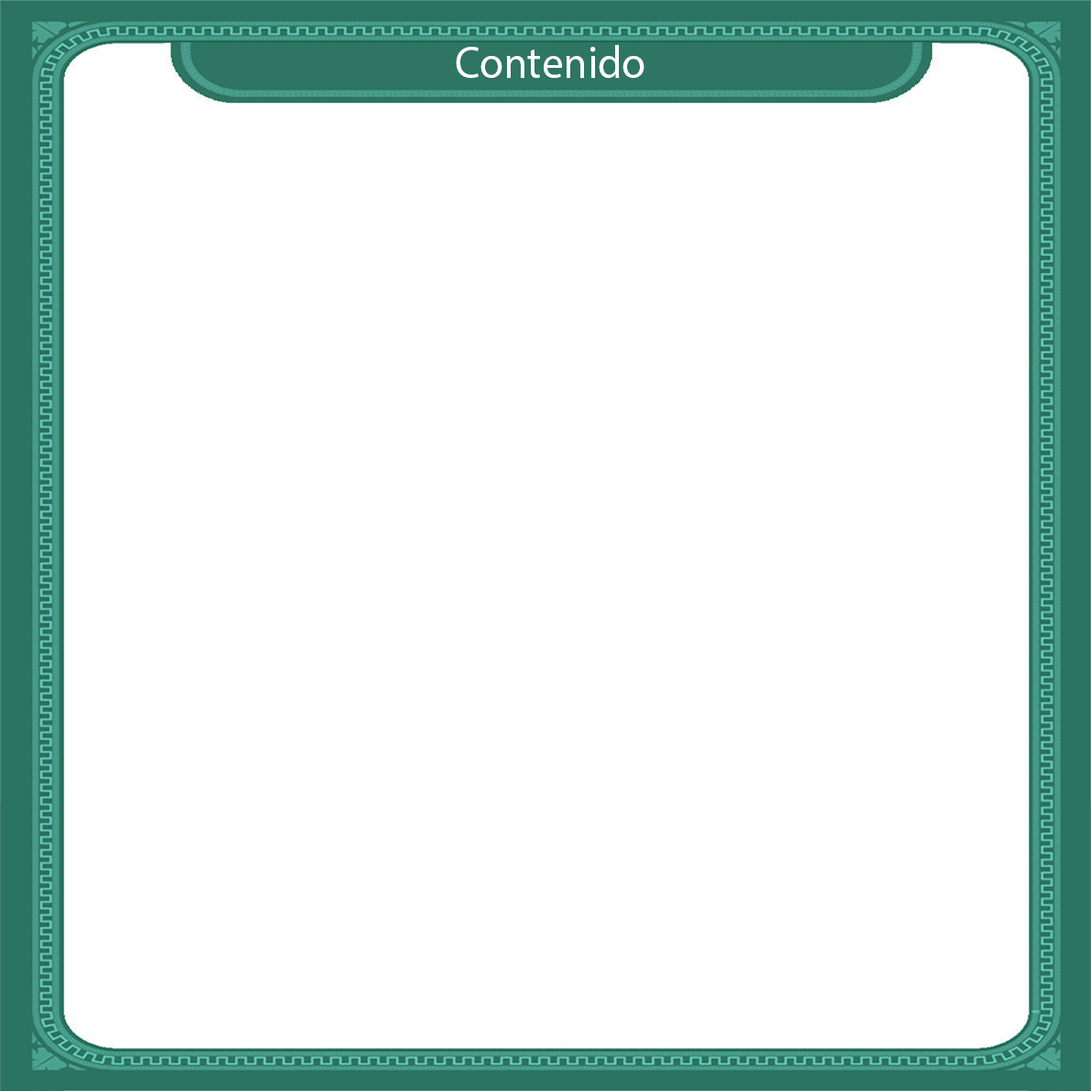
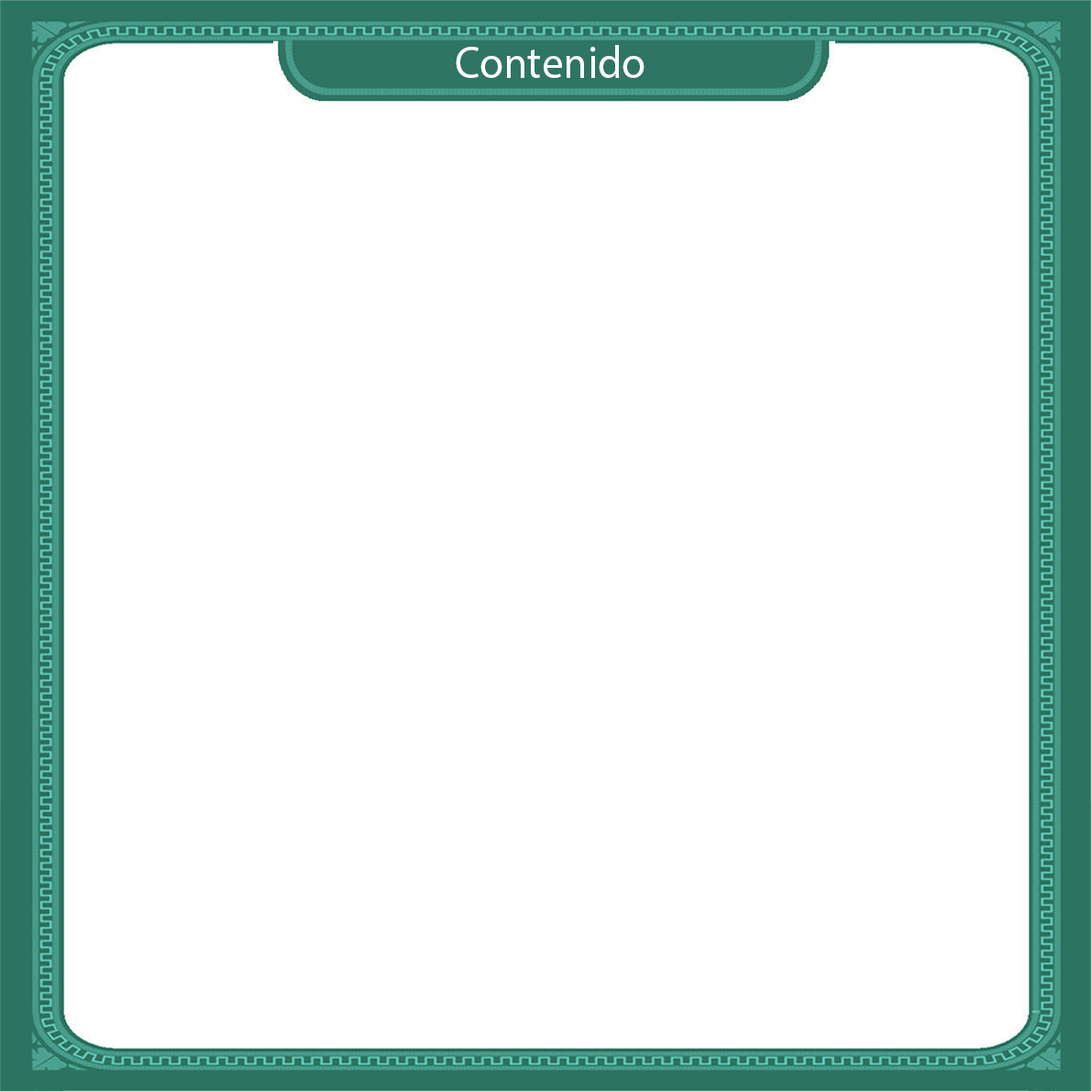
Comparing the layer stacks of the two 1091×1091 images. Changes:
painted on "Titulo" over [164, 40, 942, 105]
